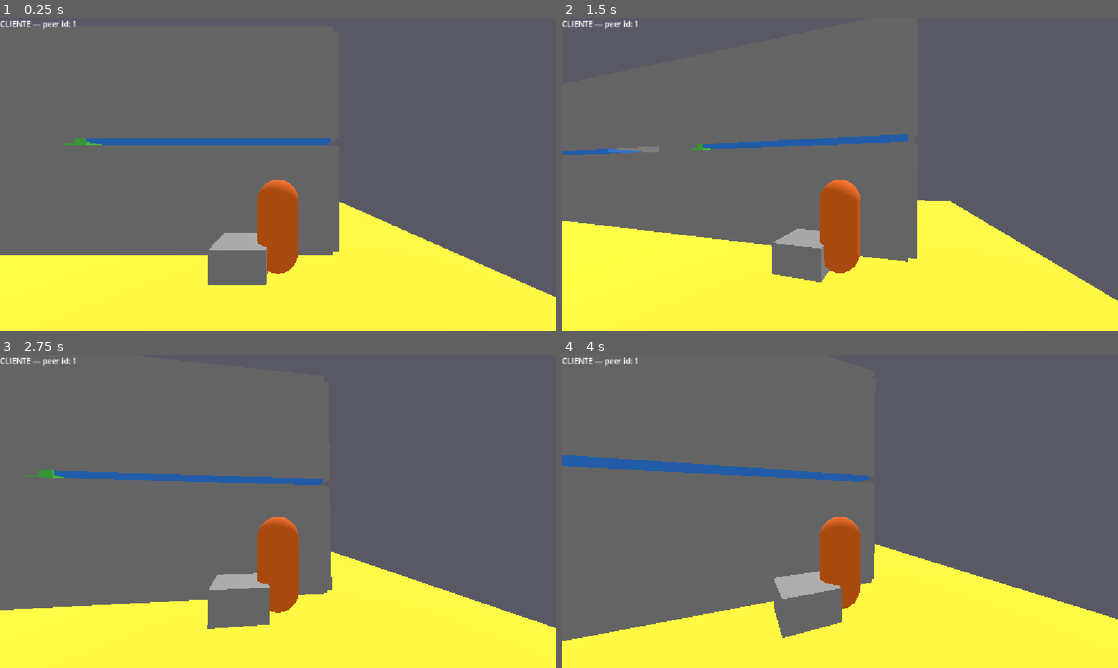
Above: before the commit, frames 1-4 (two rows, left to right).
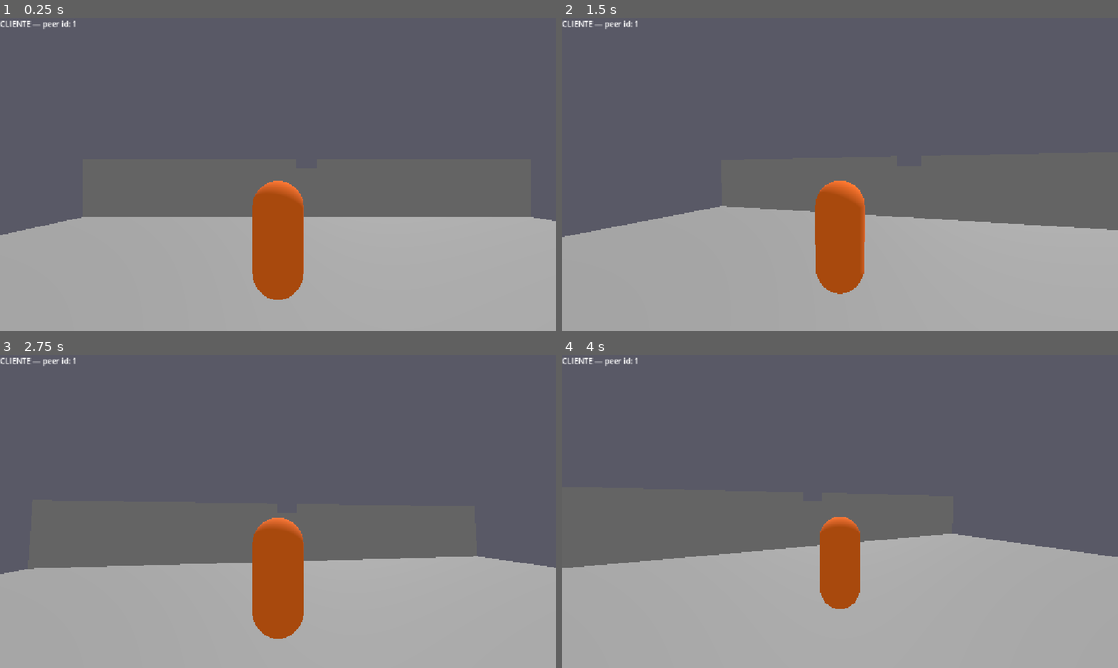
Above: after the commit, the same moments.

Repository: const-ntino/patas-no-crime
Game: Godot game, scene res://scenes/greybox/teste_verbos.tscn
Same seed, same stepped clock (60 frames per second), same inputs: the game is played once before the commit and once after it. Before the commit the project starts from res://scenes/greybox/casa_rua_7.tscn.
Inputs (mouse positions are in pixels of both pictures, inside the frame that each line leads up to):
- Up to frame 1 (0.25 s): no input
- Up to frame 2 (1.5 s): tap Enter at 0.5 s; move the mouse to (867, 174) at 0.52 s; hold Space (fly_up, bound only after the commit) from 0.53 s (still down); tap E (interact) at 0.6, 1.35 s; move the mouse to (812, 174) at 1.27 s
- Up to frame 3 (2.75 s): keep holding Space (fly_up, bound only after the commit); tap Enter at 2 s; move the mouse to (289, 505) at 2.02 s; hold Shift (sneak) from 2.03 s (still down); tap E (interact) at 2.3 s
- Up to frame 4 (4 s): keep holding Space (fly_up, bound only after the commit); move the mouse to (834, 517) at 2.77 s; release Shift (sneak) at 2.78 s; tap E (interact) at 2.85, 3.6 s; tap Enter at 3.5 s; move the mouse to (878, 514) at 3.52 s

The runs differ from the first frame. In frame 1, 36% of the frame differs, in the area x 0-100%, y 38-100%; in frame 2, 36%; in frame 3, 34%; in frame 4, 38%, in the area x 0-100%, y 32-100%.

Commit message:
M1 sessão 1: portas manipuláveis (RPC), voo do pássaro, InteractionArea

Diff:
--- a/project.godot
+++ b/project.godot
@@ -11,7 +11,7 @@
 [application]
 
 config/name="patas no crime"
-run/main_scene="uid://yjt4t7v2s4cc"
+run/main_scene="res://scenes/greybox/teste_verbos.tscn"
 config/features=PackedStringArray("4.7", "Forward Plus")
 config/icon="res://icon.svg"
 
@@ -65,6 +65,16 @@
 "events": [Object(InputEventKey,"resource_local_to_scene":false,"resource_name":"","device":-1,"window_id":0,"alt_press …(192 unchanged characters)…
 ]
 }
+fly_up={
+"deadzone": 0.2,
+"events": [Object(InputEventKey,"resource_local_to_scene":false,"resource_name":"","device":-1,"window_id":0,"alt_pressed":false,"shift_pressed":false,"ctrl_pressed":false,"meta_pressed":false,"pressed":false,"keycode":0,"physical_keycode":32,"key_label":0,"unicode":32,"location":0,"echo":false,"script":null)
+]
+}
+fly_down={
+"deadzone": 0.2,
+"events": [Object(InputEventKey,"resource_local_to_scene":false,"resource_name":"","device":-1,"window_id":0,"alt_pressed":false,"shift_pressed":false,"ctrl_pressed":false,"meta_pressed":false,"pressed":false,"keycode":0,"physical_keycode":4194326,"key_label":0,"unicode":0,"location":0,"echo":false,"script":null)
+]
+}
 
 [physics]
 
--- a/resources/characters/bird_stats.tres
+++ b/resources/characters/bird_stats.tres
@@ -6,4 +6,5 @@
 script = ExtResource("1_7u6he")
 display_name = "Pássaro"
 move_speed = 4.5
+can_fly = true
 metadata/_custom_type_script = "uid://dx7c3yaijk41h"
--- a/resources/characters/raccoon_stats.tres
+++ b/resources/characters/raccoon_stats.tres
@@ -6,4 +6,5 @@
 script = ExtResource("1_5j2xn")
 display_name = "Guaxinim"
 move_speed = 3.0
+can_manipulate = true
 metadata/_custom_type_script = "uid://dx7c3yaijk41h"
--- a/scenes/characters/character.tscn
+++ b/scenes/characters/character.tscn
@@ -16,6 +16,9 @@
 properties/1/path = NodePath(".:is_sneaking")
 properties/1/spawn = true
 properties/1/replication_mode = 1
+properties/2/path = NodePath(".:vertical_direction")
+properties/2/spawn = true
+properties/2/replication_mode = 1
 
 [sub_resource type="SceneReplicationConfig" id="SceneReplicationConfig_e22cc"]
 properties/0/path = NodePath(".:position")
@@ -36,6 +39,9 @@
 material = SubResource("StandardMaterial3D_epf0w")
 radius = 0.4
 height = 1.8
+
+[sub_resource type="SphereShape3D" id="SphereShape3D_srqwv"]
+radius = 0.8
 
 [node name="Character" type="CharacterBody3D" unique_id=1670055009]
 collision_layer = 2
@@ -75,3 +81,10 @@
 mesh = SubResource("CapsuleMesh_srqwv")
 
 [node name="FacingSync" type="Node3D" parent="." unique_id=60867998]
+
+[node name="InteractionArea" type="Area3D" parent="." unique_id=1506450623]
+collision_layer = 0
+collision_mask = 4
+
+[node name="CollisionShape3D" type="CollisionShape3D" parent="InteractionArea" unique_id=231751514]
+shape = SubResource("SphereShape3D_srqwv")
--- /dev/null
+++ b/scenes/greybox/teste_verbos.tscn
@@ -0,0 +1,62 @@
+[gd_scene load_steps=6 format=3]
+
+[ext_resource type="Script" path="res://scripts/networking/game_manager.gd" id="1_gdmgr"]
+[ext_resource type="PackedScene" path="res://scenes/ui/debug_overlay.tscn" id="2_dbgov"]
+[ext_resource type="PackedScene" path="res://scenes/interactables/door.tscn" id="3_door"]
+
+[sub_resource type="Environment" id="Environment_1"]
+background_mode = 1
+background_color = Color(0.35, 0.35, 0.4, 1)
+ambient_light_source = 2
+ambient_light_color = Color(1, 1, 1, 1)
+ambient_light_energy = 0.5
+
+[sub_resource type="StandardMaterial3D" id="Material_Ghost"]
+albedo_color = Color(0.7, 0.3, 0.3, 1)
+
+[node name="TesteVerbos" type="Node3D"]
+
+[node name="Estrutura" type="Node3D" parent="."]
+
+[node name="Chao" type="CSGBox3D" parent="Estrutura"]
+position = Vector3(0, -0.1, 0)
+size = Vector3(20, 0.2, 20)
+use_collision = true
+
+[node name="ParedeA" type="CSGBox3D" parent="Estrutura"]
+position = Vector3(-5.25, 1.3, 5)
+size = Vector3(9.5, 2.6, 0.2)
+use_collision = true
+
+[node name="ParedeB" type="CSGBox3D" parent="Estrutura"]
+position = Vector3(5.25, 1.3, 5)
+size = Vector3(9.5, 2.6, 0.2)
+use_collision = true
+
+[node name="Obstaculo" type="CSGBox3D" parent="Estrutura"]
+position = Vector3(0, 1.5, -5)
+size = Vector3(4, 3, 1)
+material = SubResource("Material_Ghost")
+use_collision = true
+
+[node name="Door" parent="Estrutura" instance=ExtResource("3_door")]
+position = Vector3(0, 0, 5)
+
+[node name="Ambiente" type="Node3D" parent="."]
+
+[node name="DirectionalLight3D" type="DirectionalLight3D" parent="Ambiente"]
+position = Vector3(0, 10, 0)
+rotation_degrees = Vector3(-55, -25, 0)
+
+[node name="WorldEnvironment" type="WorldEnvironment" parent="Ambiente"]
+environment = SubResource("Environment_1")
+
+[node name="Players" type="Node3D" parent="."]
+
+[node name="MultiplayerSpawner" type="MultiplayerSpawner" parent="."]
+spawn_path = NodePath("../Players")
+
+[node name="GameManager" type="Node" parent="."]
+script = ExtResource("1_gdmgr")
+
+[node name="DebugOverlay" parent="." instance=ExtResource("2_dbgov")]
--- /dev/null
+++ b/scenes/interactables/door.tscn
@@ -0,0 +1,25 @@
+[gd_scene format=3 uid="uid://4tuj55gocnec"]
+
+[ext_resource type="Script" uid="uid://d2552dhp3fiwq" path="res://scripts/interactables/door.gd" id="1_door"]
+
+[sub_resource type="BoxShape3D" id="BoxShape3D_interact"]
+size = Vector3(1.4, 2.2, 1.2)
+
+[node name="Door" type="Node3D" unique_id=1383162872 groups=["interactable"]]
+script = ExtResource("1_door")
+
+[node name="Pivot" type="Node3D" parent="." unique_id=883676857]
+transform = Transform3D(1, 0, 0, 0, 1, 0, 0, 0, 1, -0.5, 0, 0)
+
+[node name="Leaf" type="CSGBox3D" parent="Pivot" unique_id=1746925887]
+transform = Transform3D(1, 0, 0, 0, 1, 0, 0, 0, 1, 0.5, 1.1, 0)
+use_collision = true
+size = Vector3(1, 2.2, 0.08)
+
+[node name="InteractZone" type="Area3D" parent="." unique_id=951340723]
+transform = Transform3D(1, 0, 0, 0, 1, 0, 0, 0, 1, 0, 1.1, 0)
+collision_layer = 4
+collision_mask = 0
+
+[node name="CollisionShape3D" type="CollisionShape3D" parent="InteractZone" unique_id=1310040563]
+shape = SubResource("BoxShape3D_interact")
--- a/scripts/characters/character_body.gd
+++ b/scripts/characters/character_body.gd
@@ -3,6 +3,7 @@
 @export var stats: CharacterStats
 
 const GRAVITY: float = 9.8
+const FLY_SPEED: float = 3.0
 
 @onready var player_input: PlayerInput = $PlayerInput
 @onready var facing_sync: Node3D = $FacingSync
@@ -18,9 +19,6 @@
 	if not is_multiplayer_authority():
 		return
 
-	if not is_on_floor():
-		velocity.y -= GRAVITY * delta
-
 	var direction := Vector3(player_input.move_direction.x, 0.0, player_input.move_direction.y)
 	var speed: float = stats.move_speed
 	if player_input.is_sneaking:
@@ -29,7 +27,14 @@
 	velocity.x = direction.x * speed
 	velocity.z = direction.z * speed
 
-	if direction.length() > 0.01:
-		facing_sync.look_at(facing_sync.global_position + direction, Vector3.UP)
+	if stats.can_fly:
+		velocity.y = player_input.vertical_direction * FLY_SPEED
+	else:
+		if not is_on_floor():
+			velocity.y -= GRAVITY * delta
+
+	var horizontal_direction := Vector3(direction.x, 0.0, direction.z)
+	if horizontal_direction.length() > 0.01:
+		facing_sync.look_at(facing_sync.global_position + horizontal_direction, Vector3.UP)
 
 	move_and_slide()
--- a/scripts/characters/character_stats.gd
+++ b/scripts/characters/character_stats.gd
@@ -2,15 +2,13 @@
 extends Resource
 
 ## Dados de tuning por animal. Formato que a tabela de atributos do
-## GDD (seção 3) vai preencher progressivamente a partir de M1
-## (velocidade, furtividade, capacidade de carga, alcance vertical).
-##
-## Os valores concretos de move_speed neste M0 são placeholders
-## arbitrários só pra provar que a diferenciação por Resource funciona
-## — não são a escala de 1 a 5 do GDD, que é relativa pra balanceamento,
-## não m/s literal. Tuning de verdade acontece quando houver mais
-## mecânica pra calibrar contra (M1+).
+## GDD (seção 3) vai preencher progressivamente.
 
 @export var display_name: String = "Animal"
 @export var move_speed: float = 5.0
 @export var sneak_speed_multiplier: float = 0.5
+
+## Capacidades exclusivas (GDD 3.x). Centralizadas aqui em vez de
+## checagem por nome espalhada pelos scripts de gameplay.
+@export var can_manipulate: bool = false  # guaxinim: abrir porta/janela/gaveta
+@export var can_fly: bool = false          # pássaro: mobilidade vertical livre
--- a/scripts/characters/player_input.gd
+++ b/scripts/characters/player_input.gd
@@ -1,15 +1,13 @@
 extends Node
 class_name PlayerInput
 
-## Único lugar do projeto, junto com o rig de câmera, autorizado a ler
-## Input.*. Traduz teclado em intenção: um Vector2 no plano XZ do mundo,
-## já composto relativo à orientação (yaw) da câmera local. O host
-## recebe essa direção pronta e nunca sabe que câmera existe.
-
 @export var move_direction: Vector2 = Vector2.ZERO
 @export var is_sneaking: bool = false
+@export var vertical_direction: float = 0.0
 
 @onready var camera_rig: Node3D = $"../VisualRoot/CameraRig"
+@onready var interaction_area: Area3D = $"../InteractionArea"
+@onready var character: Node3D = $".."
 
 
 func _process(_delta: float) -> void:
@@ -34,3 +32,24 @@
 
 	move_direction = Vector2(world_direction.x, world_direction.z)
 	is_sneaking = Input.is_action_pressed("sneak")
+
+	vertical_direction = Input.get_action_strength("fly_up") - Input.get_action_strength("fly_down")
+
+	if Input.is_action_just_pressed("interact"):
+		_try_interact()
+
+func _try_interact() -> void:
+	var bodies := interaction_area.get_overlapping_areas()
+	var closest: Node = null
+	var closest_dist: float = INF
+	for area in bodies:
+		var parent := area.get_parent()
+		if not parent.is_in_group("interactable"):
+			continue
+		var dist: float = area.global_position.distance_to(character.global_position)
+		if dist < closest_dist:
+			closest_dist = dist
+			closest = parent
+
+	if closest and closest.has_method("request_toggle"):
+		closest.request_toggle(character)
--- a/scripts/characters/visual_interpolation.gd
+++ b/scripts/characters/visual_interpolation.gd
@@ -11,7 +11,7 @@
 ## copiamos direto, sem lerp, pra não introduzir atraso onde não existe
 ## problema.
 
-@export var interpolation_speed: float = 15.0
+@export var interpolation_speed: float = 8.0
 
 @onready var logical_body: Node3D = get_parent()
 @onready var facing_sync: Node3D = logical_body.get_node("FacingSync")
--- /dev/null
+++ b/scripts/interactables/door.gd
@@ -0,0 +1,38 @@
+extends Node3D
+class_name Door
+
+## Porta/janela manipulável (GDD 3.1, RF-01). Estado replicado por
+## evento discreto via @rpc, não por MultiplayerSynchronizer contínuo
+## (abrir porta é raro, não precisa de tick constante — CLAUDE.md).
+##
+## Fluxo de autoridade: este nó nunca recebe set_multiplayer_authority
+## explícito, então mantém o padrão do Godot (autoridade = peer 1,
+## o host). O cliente que interage manda um pedido via rpc_id(1,...)
+## mirando o host; o host valida e propaga a decisão pra todo mundo.
+
+const OPEN_ANGLE_DEG := 90.0
+const ANIM_DURATION := 0.4
+
+var is_open: bool = false
+
+@onready var pivot: Node3D = $Pivot
+
+
+func request_toggle(requester: Node) -> void:
+	var stats: CharacterStats = requester.stats
+	if not stats or not stats.can_manipulate:
+		return
+	_request_toggle_rpc.rpc_id(1)
+
+@rpc("any_peer", "call_local")
+func _request_toggle_rpc() -> void:
+	if not multiplayer.is_server():
+		return
+	_apply_open.rpc(not is_open)
+
+@rpc("call_local")
+func _apply_open(value: bool) -> void:
+	is_open = value
+	var target_deg: float = OPEN_ANGLE_DEG if is_open else 0.0
+	var tween := create_tween()
+	tween.tween_property(pivot, "rotation_degrees:y", target_deg, ANIM_DURATION)
Not shown, added: scripts/interactables/door.gd.uid
Not shown, added: docs/backlog.md
Not shown, added: docs/devlog-m0.md
